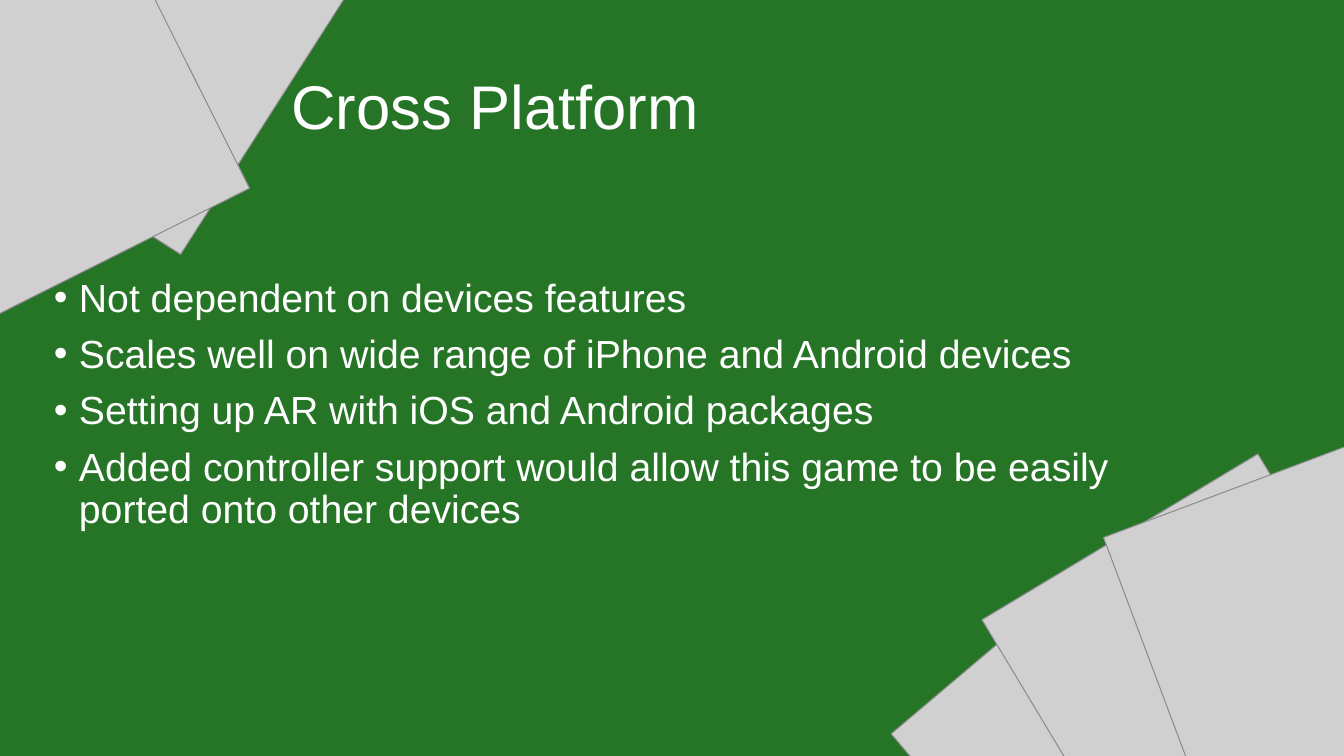
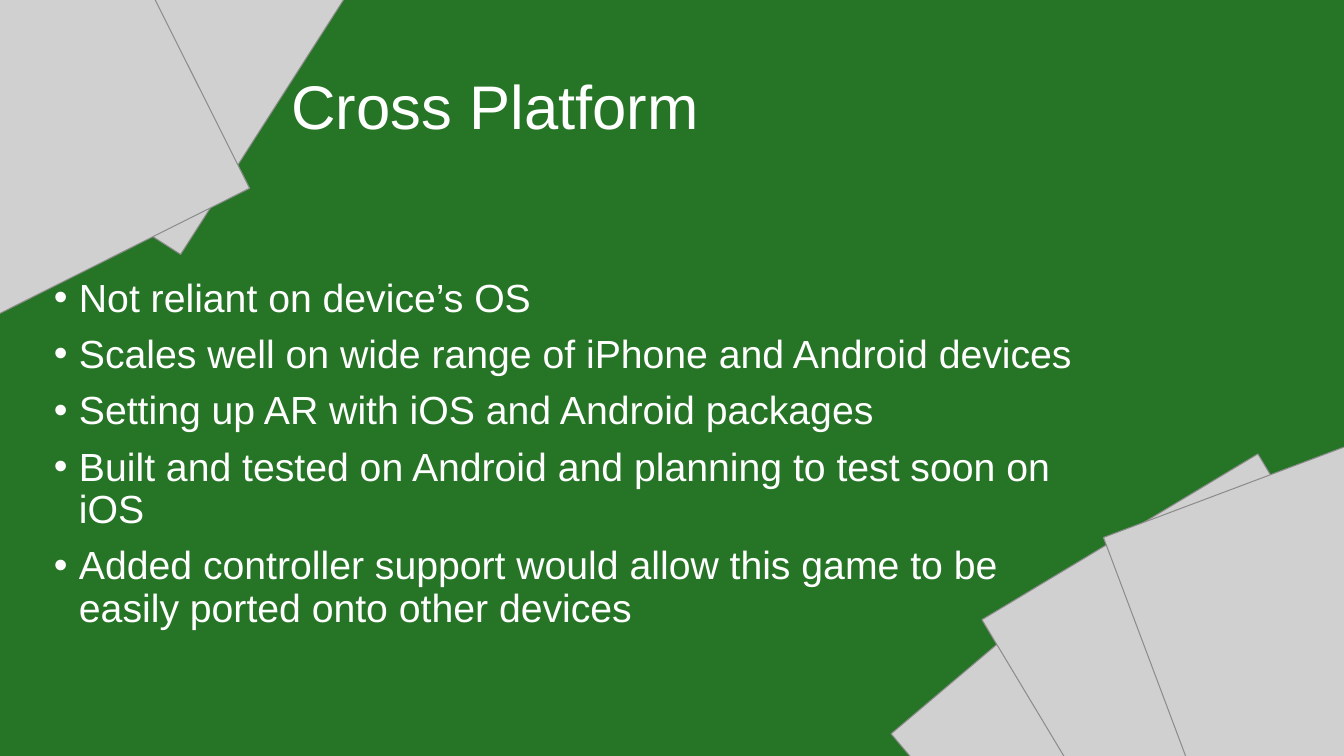
Before and after one commit to IsabelHampton/bluffs-and-bribes, a slide deck: slide 19 of Docs/Bluffs & Bribes Pitch.pptx. Drawn at 1344x756 pixels with LibreOffice and Linux fonts; fonts in the diff are those of the drawing; grey boxes stand for pictures. Boxes give left, top, right and bottom in pixels: in the first picture for what was removed or moved away, otherwise in the second. Text is boxed around its words. In the diff, an @@ line names an element or a change of style, - is before the commit and + after.

```diff
--- a/Docs/Bluffs & Bribes Pitch.pptx
+++ b/Docs/Bluffs & Bribes Pitch.pptx
@@ text at bbox=[79, 283, 531, 313]: text changed @@
-• Not dependent on devices features
+• Not reliant on device’s OS
@@ text at bbox=[79, 452, 1050, 524]: paragraph added @@
+• Built and tested on Android and planning to test soon on iOS
```
Also in this commit, not shown: 51 other files.
